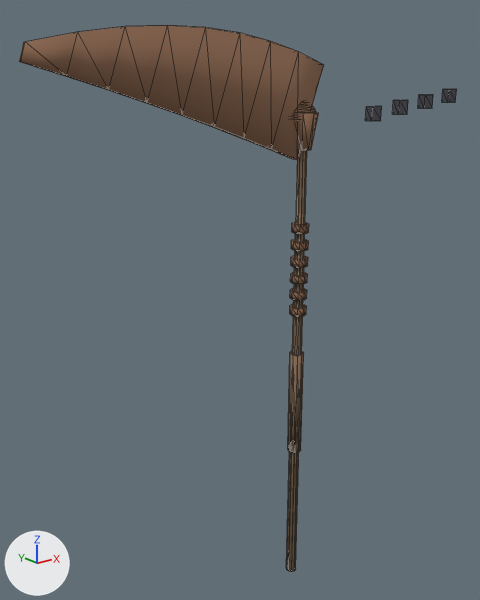
The glTF model art/3d/weapons/w_rust_executioner.glb, before and after one commit.
Rendered twice from a camera (50 mm lens) standing at (-1.59, -1.65, 1.87) and looking at (-0.16, 0.13, 1.15). Lighting does not change. The marker at lower left points along +X, +Y and +Z. The older version comes first. Mesh edges are drawn as thin lines. Vertices at exactly the same position are counted once.

Objects in the first picture: 'w_rust_executioner'.
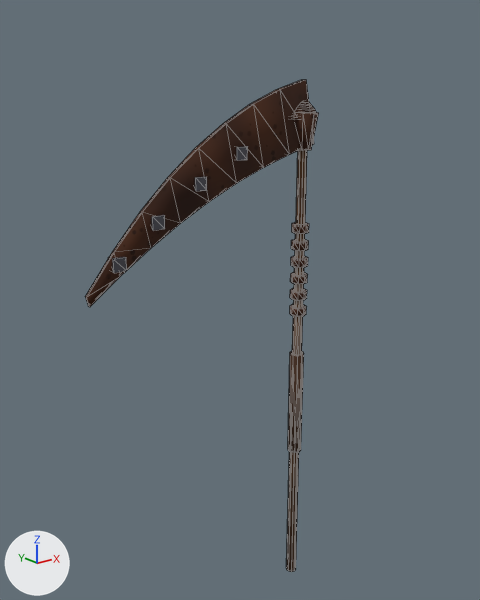
Boxes [x1, y1, x2, y2] around the edits, measured in the pictures (480 x 600 px; the box of a moved part takes in the faces that stretch with it):
'w_rust_executioner', surface changed, reshaped (46% narrower, 10% shorter): before [19, 25, 457, 572]; after [85, 80, 319, 572]
part 1 of me_cone, moved or reshaped: before [365, 106, 382, 121]; after [236, 146, 248, 160]
part 2 of me_cone, moved or reshaped: before [393, 100, 408, 115]; after [194, 176, 207, 191]
part 3 of me_cone, moved or reshaped: before [418, 95, 433, 108]; after [151, 215, 165, 231]
part 4 of me_cone, moved or reshaped: before [442, 89, 457, 103]; after [108, 257, 127, 273]
part 5 of me_cone, moved or reshaped: before [19, 25, 324, 160]; after [85, 80, 314, 307]

The change, as a list of edits to the scene's bpy script:
```text
Add img_rust:
    img_rust = load_image('rust', '_unpacked/rust', 256, 256, 'sRGB')
Add img_leather:
    img_leather = load_image('leather', '_unpacked/leather', 256, 256, 'sRGB')
Add img_wood:
    img_wood = load_image('wood', '_unpacked/wood', 256, 256, 'sRGB')
Change mat_wood:
    where n0 = _N.new('ShaderNodeBsdfPrincipled'); n0.name = 'Principled BSDF'
    remove n0.inputs[0].default_value = (0.3, 0.2, 0.12, 1.0)  # 'Base Color', brown #957c61
    add n2 = _N.new('ShaderNodeMix'); n2.name = 'Mix'
    add n2.data_type = 'RGBA'
    add n2.blend_type = 'MULTIPLY'
    add n2.inputs[0].default_value = 1.0  # 'Factor'
    add n2.inputs[7].default_value = (0.75, 0.62, 0.5, 1.0)  # 'B', beige #e1cebc
    add n3 = _N.new('ShaderNodeTexImage'); n3.name = 'Image Texture'
    add n3.image = img_wood
    add _L.new(n2.outputs[2], n0.inputs[0])  # 'Result' to 'Base Color'
    add _L.new(n3.outputs[0], n2.inputs[6])  # 'Color' to 'A'
Change mat_leather:
    where n0 = _N.new('ShaderNodeBsdfPrincipled'); n0.name = 'Principled BSDF'
    remove n0.inputs[0].default_value = (0.24, 0.15, 0.09, 1.0)  # 'Base Color', brown #866c55
    add n2 = _N.new('ShaderNodeMix'); n2.name = 'Mix'
    add n2.data_type = 'RGBA'
    add n2.blend_type = 'MULTIPLY'
    add n2.inputs[0].default_value = 1.0  # 'Factor'
    add n2.inputs[7].default_value = (0.8, 0.65, 0.5, 1.0)  # 'B', beige #e7d3bc
    add n3 = _N.new('ShaderNodeTexImage'); n3.name = 'Image Texture'
    add n3.image = img_leather
    add _L.new(n2.outputs[2], n0.inputs[0])  # 'Result' to 'Base Color'
    add _L.new(n3.outputs[0], n2.inputs[6])  # 'Color' to 'A'
Change mat_rust:
    remove # nodes: BsdfPrincipled, OutputMaterial
    remove # colours: brown #a27c61
    nodes: BsdfPrincipled, Mix, OutputMaterial, TexImage
    colours: light grey #cec5bf
    uses the picture img_rust
Change me_cone:
    used by ob_w_rust_executioner; location = (0.0, 0.0, 0.0)
    remove me_cone.from_pydata(...)  # 256 vertices, 452 faces; spans x -0.94..0.82, y -0.05..0.05, z 0.0..2.04
    add me_cone.from_pydata(...)  # 256 vertices, 452 faces; spans x -0.82..0.06, y -0.05..0.05, z 0.0..1.9
    me_cone part 1: the loose piece of 8 vertices spanning x 0.32..0.38, y -0.01..0.01, z 1.76..1.81 is moved by (-0.62, 0.0, -0.11)
    me_cone part 2: the loose piece of 8 vertices spanning x 0.47..0.52, y -0.01..0.01, z 1.78..1.83 is moved by (-0.93, 0.0, -0.21)
    me_cone part 3: the loose piece of 8 vertices spanning x 0.62..0.67, y -0.01..0.01, z 1.81..1.86 is moved by (-1.23, 0.0, -0.33)
    me_cone part 4: the loose piece of 8 vertices spanning x 0.78..0.82, y -0.01..0.01, z 1.83..1.88 is moved by (-1.51, 0.0, -0.45)
    me_cone part 5: 36 of 256 vertices moved; they spanned x -0.94..0.07, y -0.01..0.01, z 1.65..2.04 and now span x -0.82..0.04, y -0.01..0.01, z 1.29..1.9; mean shift (0.04, 0.0, -0.31); largest move (-0.93, 0.0, 1.98) -> (-0.82, 0.0, 1.32)
```
